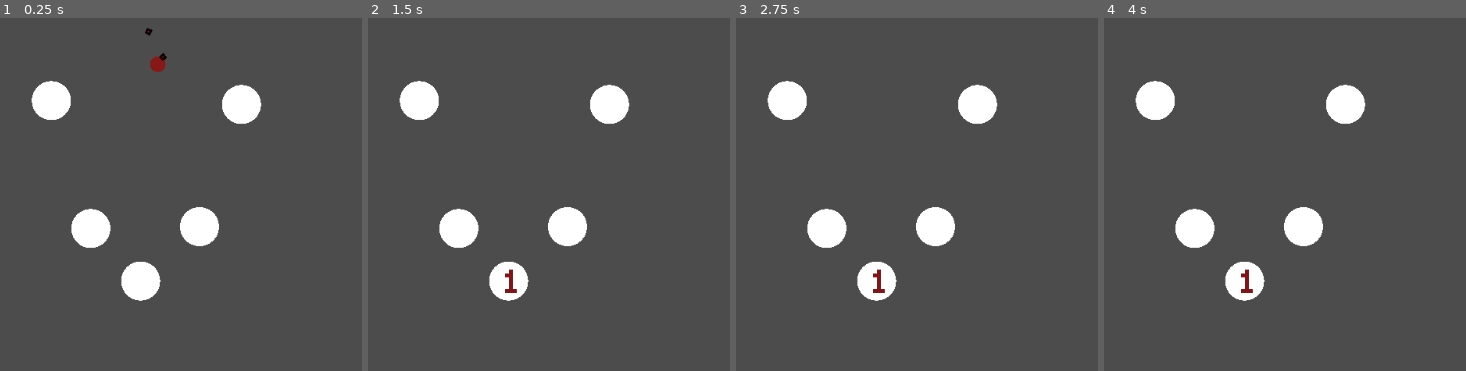
Above: before the commit, frames 1-4 (left to right).
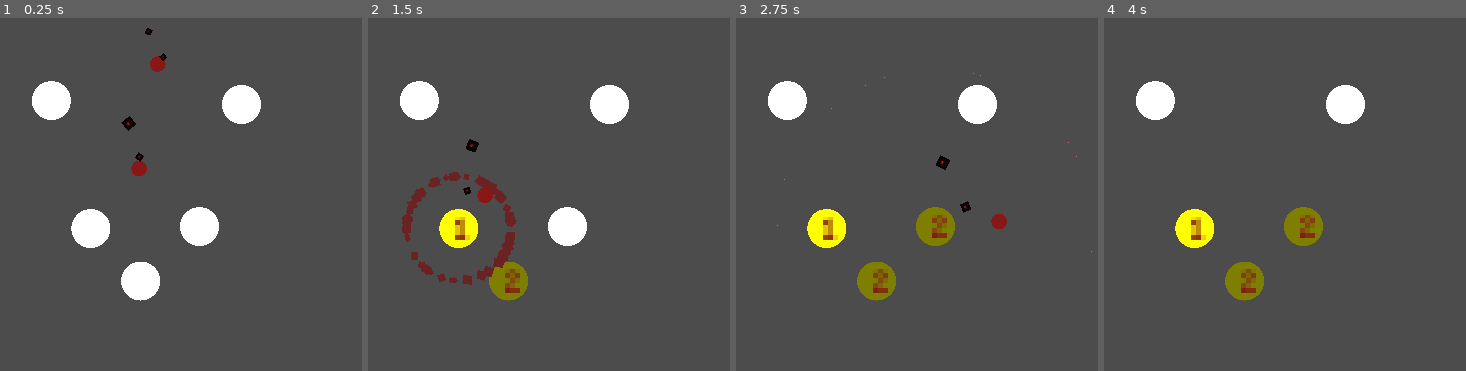
Above: after the commit, the same moments.

Repository: PaganSeaWitch/TechDemosForFunAndProfit
Game: Godot game, scene res://Scenes/plinko.tscn
Two runs of this game, one before a commit and one after it. Both use one fixed random seed, a clock stepped at 60 frames per second and the inputs below. The engine's default icon, where the game draws it, is replaced by a stand-in: a white triangle on a blue panel in a dark square.
Inputs:
- Up to frame 1 (0.25 s): no input
- Up to frame 2 (1.5 s): no input
- Up to frame 3 (2.75 s): no input
- Up to frame 4 (4 s): tap Enter at 3.5 s

The runs differ from the first frame. In frame 1, 0.6% of the frame differs, in the area x 8-73%, y 2-81%; in frame 2, 3.9%, in the area x 8-73%, y 17-81%; in frame 3, 3.3%; in frame 4, 3.0%.

Commit message:
fireworks

Diff:
--- a/PARTICLES/GODOT/PARTICLES/ActionBall.tscn
+++ /dev/null
@@ -1,7 +0,0 @@
-[gd_scene load_steps=3 format=2]
-
-[ext_resource path="res://Scenes/BALL.tscn" type="PackedScene" id=1]
-[ext_resource path="res://ActionBall.gd" type="Script" id=2]
-
-[node name="BALL" instance=ExtResource( 1 )]
-script = ExtResource( 2 )
--- /dev/null
+++ b/PARTICLES/GODOT/PARTICLES/Scenes/Ball Scenes/Action Balls/ActionBall.tscn
@@ -0,0 +1,7 @@
+[gd_scene load_steps=3 format=2]
+
+[ext_resource path="res://Scenes/Ball Scenes/BALL.tscn" type="PackedScene" id=1]
+[ext_resource path="res://Scripts/BallInheritenceTree/ActionBall.gd" type="Script" id=2]
+
+[node name="BALL" instance=ExtResource( 1 )]
+script = ExtResource( 2 )
--- a/PARTICLES/GODOT/PARTICLES/Scenes/YellowPegBall.tscn
+++ b/PARTICLES/GODOT/PARTICLES/Scenes/Ball Scenes/Action Balls/YellowPegBall.tscn
@@ -1,7 +1,7 @@
 [gd_scene load_steps=3 format=2]
 
 [ext_resource path="res://Scripts/BallInheritenceTree/YellowPegBall.gd" type="Script" id=1]
-[ext_resource path="res://Scenes/BALL.tscn" type="PackedScene" id=2]
+[ext_resource path="res://Scenes/Ball Scenes/BALL.tscn" type="PackedScene" id=2]
 
 [node name="BALL" instance=ExtResource( 2 )]
 script = ExtResource( 1 )
--- /dev/null
+++ b/PARTICLES/GODOT/PARTICLES/Scenes/Ball Scenes/Action Balls/YellowPegMoneyBall.tscn
@@ -0,0 +1,7 @@
+[gd_scene load_steps=3 format=2]
+
+[ext_resource path="res://Scenes/Ball Scenes/Action Balls/YellowPegBall.tscn" type="PackedScene" id=1]
+[ext_resource path="res://Scripts/BallInheritenceTree/YellowPegMoneyBall.gd" type="Script" id=2]
+
+[node name="BALL" instance=ExtResource( 1 )]
+script = ExtResource( 2 )
--- a/PARTICLES/GODOT/PARTICLES/Scenes/PaintBall.tscn
+++ b/PARTICLES/GODOT/PARTICLES/Scenes/Ball Scenes/Paint Balls/PaintBall.tscn
@@ -1,6 +1,6 @@
 [gd_scene load_steps=3 format=2]
 
-[ext_resource path="res://Scenes/BALL.tscn" type="PackedScene" id=1]
+[ext_resource path="res://Scenes/Ball Scenes/BALL.tscn" type="PackedScene" id=1]
 [ext_resource path="res://Scripts/BallInheritenceTree/PaintBall.gd" type="Script" id=2]
 
 [node name="BALL" instance=ExtResource( 1 )]
--- a/PARTICLES/GODOT/PARTICLES/Scenes/YellowPaintBall.tscn
+++ b/PARTICLES/GODOT/PARTICLES/Scenes/Ball Scenes/Paint Balls/YellowPaintBall.tscn
@@ -1,7 +1,7 @@
 [gd_scene load_steps=3 format=2]
 
 [ext_resource path="res://Scripts/BallInheritenceTree/PaintYellowBall.gd" type="Script" id=1]
-[ext_resource path="res://Scenes/PaintBall.tscn" type="PackedScene" id=2]
+[ext_resource path="res://Scenes/Ball Scenes/Paint Balls/PaintBall.tscn" type="PackedScene" id=2]
 
 [node name="BALL" instance=ExtResource( 2 )]
 script = ExtResource( 1 )
--- a/PARTICLES/GODOT/PARTICLES/GarbageCollector.tscn
+++ b/PARTICLES/GODOT/PARTICLES/Scenes/GarbageCollector.tscn
@@ -1,6 +1,6 @@
 [gd_scene load_steps=3 format=2]
 
-[ext_resource path="res://Scenes/GarbageCollector.gd" type="Script" id=1]
+[ext_resource path="res://Scripts/Misc/GarbageCollector.gd" type="Script" id=1]
 
 [sub_resource type="RectangleShape2D" id=1]
 extents = Vector2( 154.65, 35.5752 )
--- a/PARTICLES/GODOT/PARTICLES/Scenes/PEG.tscn
+++ b/PARTICLES/GODOT/PARTICLES/Scenes/Peg Scenes/PEG.tscn
@@ -67,7 +67,7 @@
 shape = SubResource( 1 )
 
 [node name="Particles2D" type="Particles2D" parent="CollisionShape2D"]
-scale = Vector2( 0.2, 0.15 )
+scale = Vector2( 0.5, 0.5 )
 emitting = false
 amount = 75
 lifetime = 0.2
--- a/PARTICLES/GODOT/PARTICLES/Scenes/YellowPeg.tscn
+++ b/PARTICLES/GODOT/PARTICLES/Scenes/Peg Scenes/YellowPeg.tscn
@@ -1,6 +1,6 @@
 [gd_scene load_steps=5 format=2]
 
-[ext_resource path="res://Scenes/PEG.tscn" type="PackedScene" id=1]
+[ext_resource path="res://Scenes/Peg Scenes/PEG.tscn" type="PackedScene" id=1]
 [ext_resource path="res://Scripts/PegInheritenceTree/YellowPeg.gd" type="Script" id=2]
 
 [sub_resource type="Gradient" id=1]
--- a/PARTICLES/GODOT/PARTICLES/Scenes/plinko.tscn
+++ b/PARTICLES/GODOT/PARTICLES/Scenes/plinko.tscn
@@ -1,8 +1,9 @@
-[gd_scene load_steps=5 format=2]
+[gd_scene load_steps=6 format=2]
 
-[ext_resource path="res://Scenes/PEG.tscn" type="PackedScene" id=1]
-[ext_resource path="res://YellowPegMoneyBall.tscn" type="PackedScene" id=2]
-[ext_resource path="res://GarbageCollector.tscn" type="PackedScene" id=3]
+[ext_resource path="res://Scenes/Peg Scenes/PEG.tscn" type="PackedScene" id=1]
+[ext_resource path="res://Scenes/Ball Scenes/Action Balls/YellowPegMoneyBall.tscn" type="PackedScene" id=2]
+[ext_resource path="res://Scenes/GarbageCollector.tscn" type="PackedScene" id=3]
+[ext_resource path="res://Scenes/Ball Scenes/Paint Balls/YellowPaintBall.tscn" type="PackedScene" id=4]
 
 [sub_resource type="PhysicsMaterial" id=1]
 bounce = 10.0
@@ -25,14 +26,11 @@
 [node name="PEG5" parent="." instance=ExtResource( 1 )]
 position = Vector2( 310.979, 249.381 )
 
-[node name="BALL" parent="." groups=[
-"Balls",
-] instance=ExtResource( 2 )]
+[node name="BALL" parent="." instance=ExtResource( 2 )]
 position = Vector2( 203.877, 169.268 )
-mass = 1668.54
 physics_material_override = SubResource( 1 )
-gravity_scale = 10.0
-contacts_reported = 1
-contact_monitor = true
+
+[node name="BALL2" parent="." instance=ExtResource( 4 )]
+position = Vector2( 179.966, 303.299 )
 
 [node name="Area2D" parent="." instance=ExtResource( 3 )]
--- a/PARTICLES/GODOT/PARTICLES/YellowPegMoneyBall.gd
+++ b/PARTICLES/GODOT/PARTICLES/Scripts/BallInheritenceTree/YellowPegMoneyBall.gd
@@ -1,9 +1,7 @@
 extends YellowPegBall
 class_name YellowPegMoneyball
 
-# Declare member variables here. Examples:
-# var a = 2
-# var b = "text"
+
 var moneyGainedPerPegHit = 2
 
 # Called when the node enters the scene tree for the first time.
--- a/PARTICLES/GODOT/PARTICLES/Scripts/PegInheritenceTree/PEG.gd
+++ b/PARTICLES/GODOT/PARTICLES/Scripts/PegInheritenceTree/PEG.gd
@@ -9,7 +9,7 @@
 var hitsAllowed = 5
 var hasHits = 0
 
-var yellowPegScene = load("res://Scenes//YellowPeg.tscn")
+var yellowPegScene = load("res://Scenes//Peg Scenes//YellowPeg.tscn")
 
 
 func emit():
--- a/PARTICLES/GODOT/PARTICLES/Scripts/PegInheritenceTree/YellowPeg.gd
+++ b/PARTICLES/GODOT/PARTICLES/Scripts/PegInheritenceTree/YellowPeg.gd
@@ -1,16 +1,2 @@
 extends Peg
 class_name YellowPeg
-
-# Declare member variables here. Examples:
-# var a = 2
-# var b = "text"
-
-
-# Called when the node enters the scene tree for the first time.
-func _ready():
-	pass # Replace with function body.
-
-
-# Called every frame. 'delta' is the elapsed time since the previous frame.
-#func _process(delta):
-#	pass
--- a/PARTICLES/GODOT/PARTICLES/YellowPegMoneyBall.tscn
+++ /dev/null
@@ -1,7 +0,0 @@
-[gd_scene load_steps=3 format=2]
-
-[ext_resource path="res://Scenes/YellowPegBall.tscn" type="PackedScene" id=1]
-[ext_resource path="res://YellowPegMoneyBall.gd" type="Script" id=2]
-
-[node name="BALL" instance=ExtResource( 1 )]
-script = ExtResource( 2 )
--- a/PARTICLES/GODOT/PARTICLES/project.godot
+++ b/PARTICLES/GODOT/PARTICLES/project.godot
@@ -12,7 +12,7 @@
 "base": "PachinkoBall",
 "class": "ActionBall",
 "language": "GDScript",
-"path": "res://ActionBall.gd"
+"path": "res://Scripts/BallInheritenceTree/ActionBall.gd"
 }, {
 "base": "RigidBody2D",
 "class": "PachinkoBall",
@@ -47,7 +47,7 @@
 "base": "YellowPegBall",
 "class": "YellowPegMoneyball",
 "language": "GDScript",
-"path": "res://YellowPegMoneyBall.gd"
+"path": "res://Scripts/BallInheritenceTree/YellowPegMoneyBall.gd"
 } ]
 _global_script_class_icons={
 "ActionBall": "",
@@ -66,6 +66,11 @@
 run/main_scene="res://Scenes/plinko.tscn"
 config/icon="res://icon.png"
 
+[display]
+
+window/stretch/mode="2d"
+window/stretch/aspect="keep"
+
 [physics]
 
 common/enable_pause_aware_picking=true
Renamed: PARTICLES/GODOT/PARTICLES/Scenes/BALL.tscn -> PARTICLES/GODOT/PARTICLES/Scenes/Ball Scenes/BALL.tscn
Renamed: PARTICLES/GODOT/PARTICLES/ActionBall.gd -> PARTICLES/GODOT/PARTICLES/Scripts/BallInheritenceTree/ActionBall.gd
Renamed: PARTICLES/GODOT/PARTICLES/Scenes/GarbageCollector.gd -> PARTICLES/GODOT/PARTICLES/Scripts/Misc/GarbageCollector.gd
